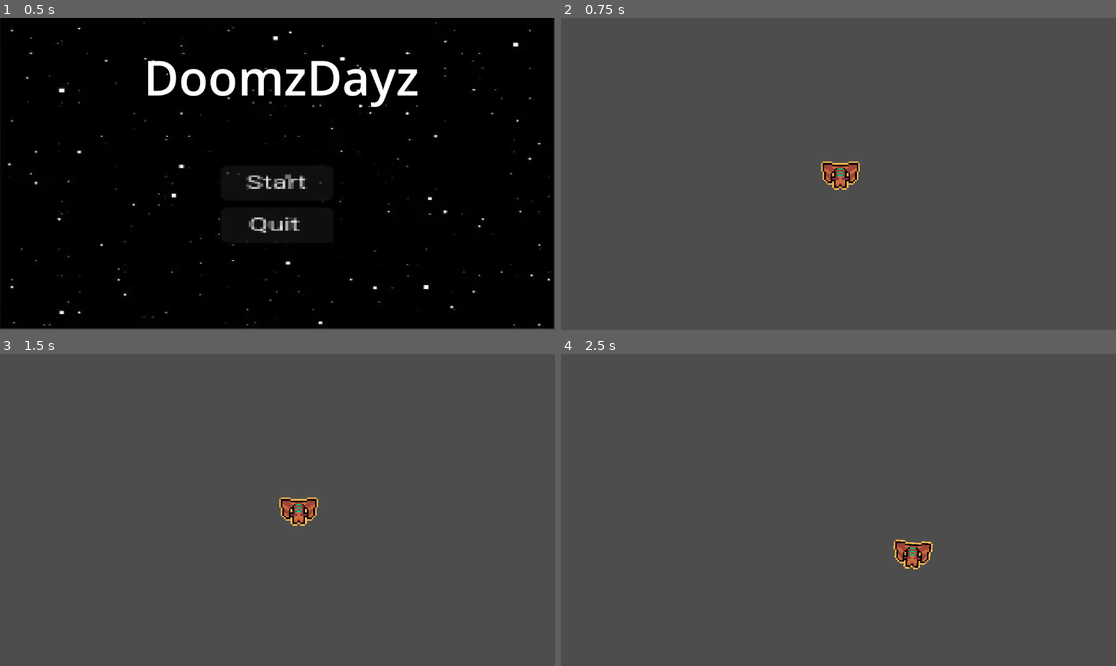
Above: before the commit, frames 1-4 (two rows, left to right).
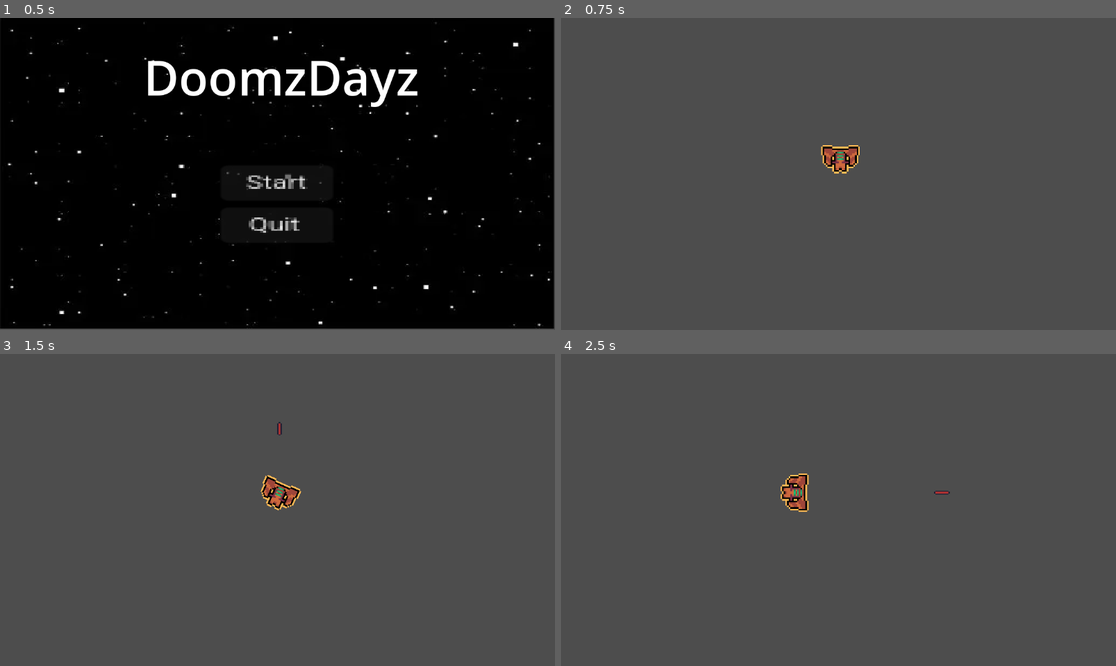
Above: after the commit, the same moments.

Repository: NucleoFusion/Doomzdayz
Game: Godot game, scene res://MenuScene/main_menu.tscn
Same seed, same stepped clock (60 frames per second), same inputs: the game is played once before the commit and once after it.
Inputs:
- Up to frame 1 (0.5 s): no input
- Up to frame 2 (0.75 s): click "Start" at 0.5 s
- Up to frame 3 (1.5 s): tap Enter at 1.25 s; hold D (move_right) from 1.28 s (still down); hold Space (shoot, bound only after the commit) from 1.28 s (still down)
- Up to frame 4 (2.5 s): release D (move_right) at 2.03 s; release Space (shoot, bound only after the commit) at 2.03 s; hold S (move_down) from 2.03 s (still down); tap Space (shoot, bound only after the commit) at 2.1 s

Frame 1 is identical in both runs. In frame 2, 0.9% of the frame differs, in the area x 46-54%, y 40-56%; in frame 3, 1.0%; in frame 4, 1.1%, in the area x 39-71%, y 38-70%.

Commit message:
adding shooting and movement improvement

Diff:
--- /dev/null
+++ b/BulletScene/bullet.gd
@@ -0,0 +1,16 @@
+extends CharacterBody2D
+
+@export var speed = 500
+@export var direction = Vector2.ZERO
+
+@onready var _sprite = get_node("Sprite2D")
+
+func _ready() -> void:
+	# global_position = global_position/2
+
+	_sprite.rotation = direction.angle()
+
+# Called when the node enters the scene tree for the first time.
+func _physics_process(delta: float) -> void:
+	velocity = direction * speed
+	move_and_slide()
--- /dev/null
+++ b/BulletScene/bullet.tscn
@@ -0,0 +1,23 @@
+[gd_scene load_steps=4 format=3 uid="uid://c8yrn2nvntbwa"]
+
+[ext_resource type="Texture2D" uid="uid://oxmktftgdx45" path="res://BulletScene/assets/Sprite-0001.png" id="1_k6l8d"]
+[ext_resource type="Script" path="res://BulletScene/bullet.gd" id="1_ken6i"]
+
+[sub_resource type="CapsuleShape2D" id="CapsuleShape2D_cimjr"]
+radius = 11.0
+
+[node name="Bullet" type="CharacterBody2D"]
+position = Vector2(-1, 0)
+scale = Vector2(0.410251, 0.349979)
+collision_layer = 192
+collision_mask = 192
+script = ExtResource("1_ken6i")
+
+[node name="CollisionShape2D" type="CollisionShape2D" parent="."]
+rotation = 1.5708
+scale = Vector2(1, 2.52)
+shape = SubResource("CapsuleShape2D_cimjr")
+
+[node name="Sprite2D" type="Sprite2D" parent="."]
+scale = Vector2(7.2, 6)
+texture = ExtResource("1_k6l8d")
--- /dev/null
+++ b/PlayerScene/Player.gd
@@ -0,0 +1,59 @@
+extends CharacterBody2D
+
+@export var speed = 100
+@export var _bulletScene: PackedScene
+
+@onready var _sprite = get_node("AnimatedSprite2D")
+@onready var _shootTimer = get_node("ShootTimer")
+@onready var _bulletMarker = get_node("AnimatedSprite2D/BulletSpawn")
+
+var _currAngle = Vector2.ZERO.angle()
+var _shotCooldown = false
+
+func _ready() -> void:
+
+	global_position = Vector2(583,292)
+
+func _input(event: InputEvent) -> void:
+	if event.is_action_pressed("shoot") && !_shotCooldown:
+		_shotCooldown = true
+		_shootTimer.start()
+
+		shoot_bullet()
+
+func _physics_process(delta: float) -> void:
+	handleMovement()
+	_sprite.rotation = _currAngle
+	move_and_slide()
+
+
+func handleMovement():
+	velocity = Vector2.ZERO
+
+	if Input.is_action_pressed("move_right"):
+		_currAngle += deg_to_rad(2)
+
+	if Input.is_action_pressed("move_left"):
+		_currAngle -= deg_to_rad(2)
+
+	if Input.is_action_pressed("move_up"):
+		velocity.y -= 2
+
+	if Input.is_action_pressed("move_down"):
+		velocity.y += 2
+
+	velocity = velocity.rotated(_currAngle)
+	velocity = velocity * speed
+
+
+
+func shoot_bullet() -> void:
+	var bullet = _bulletScene.instantiate()
+
+	bullet.global_position = _bulletMarker.global_position
+	bullet.direction = Vector2.UP.rotated(_currAngle)
+
+	get_tree().current_scene.add_child(bullet)
+
+func _on_shoot_timeout() -> void:
+	_shotCooldown = false
--- a/PlayerScene/character_body_2d.gd
+++ /dev/null
@@ -1,37 +0,0 @@
-extends CharacterBody2D
-
-var _speed = 200
-var _sprite
-
-func _ready() -> void:
-    _sprite = get_node("AnimatedSprite2D")
-
-
-
-func _physics_process(delta: float) -> void:
-    handleMovement()
-
-    if velocity.length() > 0:
-        rotation = lerp_angle(rotation, velocity.angle(), 0.1* delta)
-
-    move_and_slide()
-
-
-func handleMovement():
-    velocity = Vector2.ZERO
-
-
-    if Input.is_action_pressed("move_right"):
-        velocity.x += 1
-
-    if Input.is_action_pressed("move_left"):
-        velocity.x -= 1
-
-    if Input.is_action_pressed("move_up"):
-        velocity.y -= 1
-
-    if Input.is_action_pressed("move_down"):
-        velocity.y += 1
-
-    velocity = velocity.normalized()
-    velocity = velocity * _speed
--- a/PlayerScene/player.tscn
+++ b/PlayerScene/player.tscn
@@ -1,7 +1,8 @@
-[gd_scene load_steps=20 format=3 uid="uid://brnermo6y7owo"]
+[gd_scene load_steps=21 format=3 uid="uid://brnermo6y7owo"]
 
-[ext_resource type="Script" uid="uid://b801qp2r508np" path="res://PlayerScene/character_body_2d.gd" id="1_2qdwb"]
+[ext_resource type="Script" path="res://PlayerScene/Player.gd" id="1_2qdwb"]
 [ext_resource type="Texture2D" uid="uid://eqvnk27jb7gc" path="res://PlayerScene/assets/Pickup Icon - Engines - Burst Engine.png" id="1_vgxth"]
+[ext_resource type="PackedScene" uid="uid://c8yrn2nvntbwa" path="res://BulletScene/bullet.tscn" id="2_0gbni"]
 
 [sub_resource type="AtlasTexture" id="AtlasTexture_v644h"]
 atlas = ExtResource("1_vgxth")
@@ -123,10 +124,20 @@
 
 [node name="CharacterBody2D" type="CharacterBody2D" parent="."]
 script = ExtResource("1_2qdwb")
+_bulletScene = ExtResource("2_0gbni")
+
+[node name="ShootTimer" type="Timer" parent="CharacterBody2D"]
+wait_time = 0.5
 
 [node name="AnimatedSprite2D" type="AnimatedSprite2D" parent="CharacterBody2D"]
 scale = Vector2(3.36364, 3.45)
 sprite_frames = SubResource("SpriteFrames_1dgtk")
 
+[node name="BulletSpawn" type="Marker2D" parent="CharacterBody2D/AnimatedSprite2D"]
+position = Vector2(0, -9.85507)
+scale = Vector2(0.297297, 0.289855)
+
 [node name="CollisionShape2D" type="CollisionShape2D" parent="CharacterBody2D"]
 shape = SubResource("CircleShape2D_kmkkr")
+
+[connection signal="timeout" from="CharacterBody2D/ShootTimer" to="CharacterBody2D" method="_on_shoot_timeout"]
--- a/project.godot
+++ b/project.godot
@@ -12,7 +12,7 @@
 
 config/name="Doomzdayz"
 run/main_scene="res://MenuScene/main_menu.tscn"
-config/features=PackedStringArray("4.4", "Mobile")
+config/features=PackedStringArray("4.3", "Mobile")
 config/icon="res://icon.svg"
 
 [dotnet]
@@ -41,6 +41,11 @@
 "events": [Object(InputEventKey,"resource_local_to_scene":false,"resource_name":"","device":-1,"window_id":0,"alt_press …(192 unchanged characters)…
 ]
 }
+shoot={
+"deadzone": 0.5,
+"events": [Object(InputEventKey,"resource_local_to_scene":false,"resource_name":"","device":-1,"window_id":0,"alt_pressed":false,"shift_pressed":false,"ctrl_pressed":false,"meta_pressed":false,"pressed":false,"keycode":0,"physical_keycode":32,"key_label":0,"unicode":32,"location":0,"echo":false,"script":null)
+]
+}
 
 [rendering]
 
Binary file added: BulletScene/assets/Sprite-0001.aseprite
Binary file added: BulletScene/assets/Sprite-0001.png
Not shown, added: BulletScene/assets/Sprite-0001.png.import
Not shown: 1 places in MenuScene/main_menu.tscn that only renumber resources
Not shown, changed: font/Roboto/Roboto-VariableFont_wdth,wght.ttf.import
